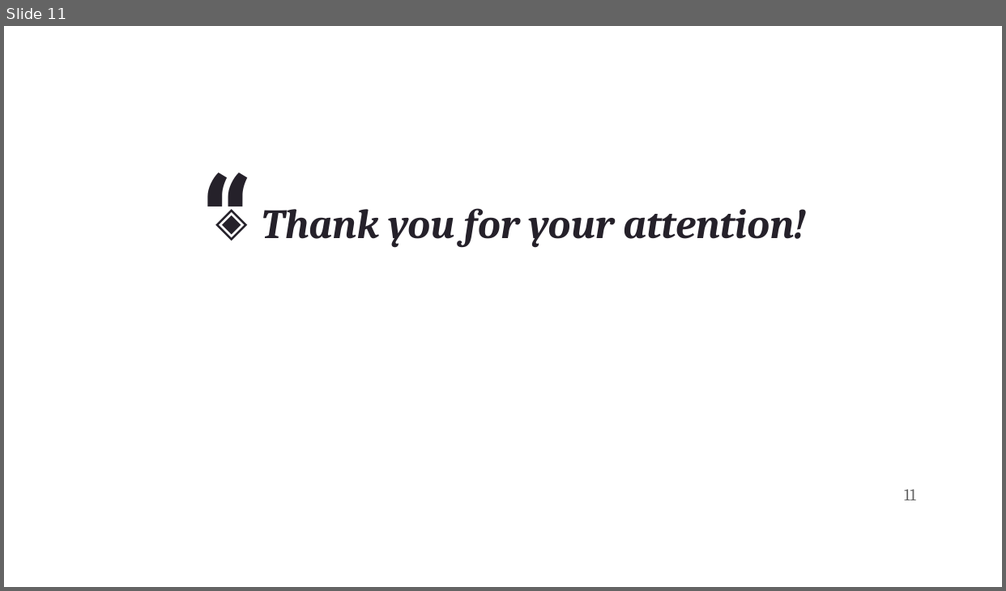
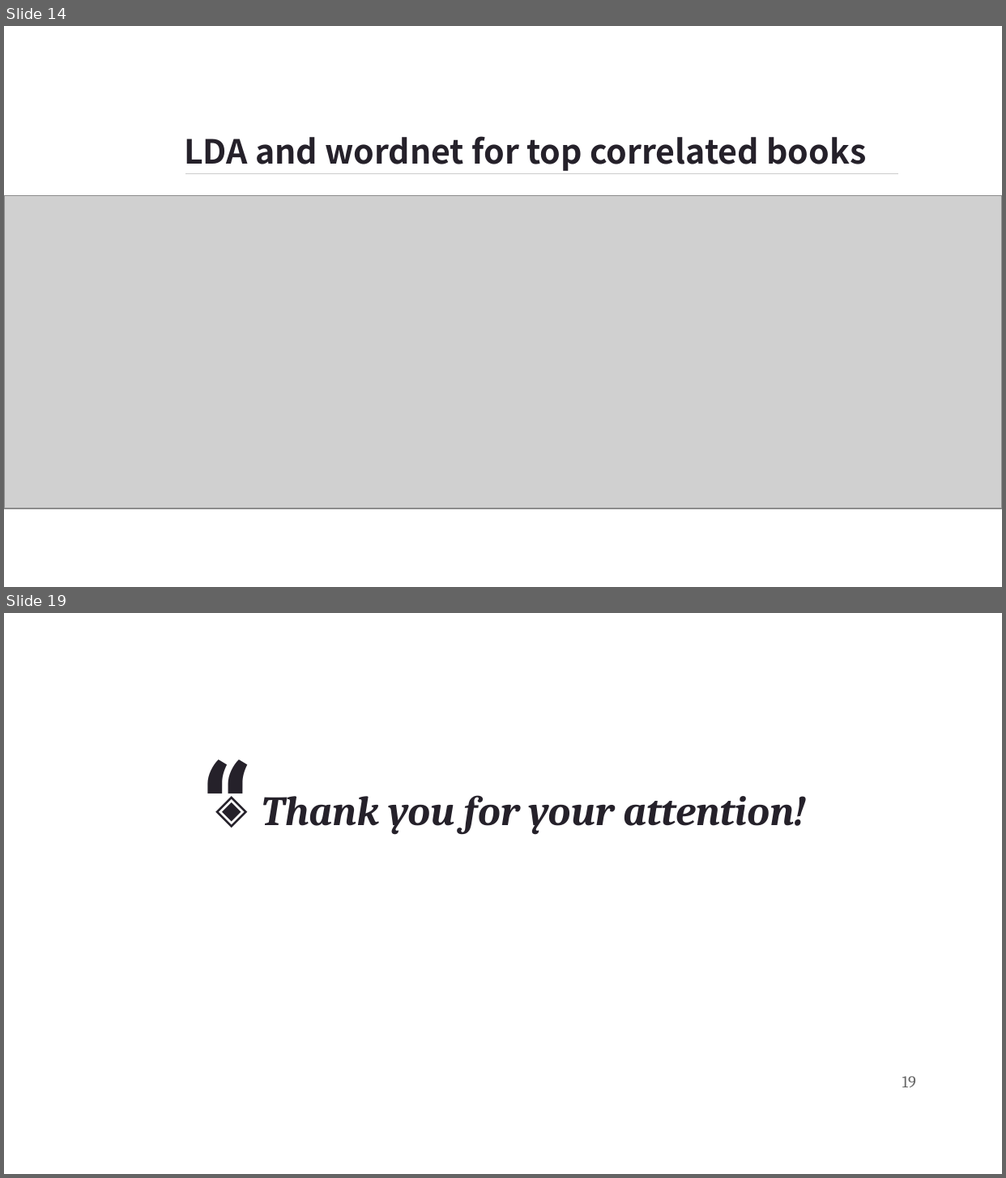
Before and after one commit to KattabekovBeknur/ML_labs, a slide deck: Quintus · SlidesCarnival.pptx. Shown one above the other, each under a label of ours: slide 11 before the commit, slides 14 and 19 after it; the slides between them are not shown. The pictures are 1006x591 and 1006x1178 pixels, drawn with LibreOffice and Linux fonts; fonts in the diff are those of the drawing; grey boxes stand for pictures; background and template pictures are left out. Boxes give left, top, right and bottom in pixels: in the first picture for what was removed or moved away, otherwise in the second. Text is boxed around its words. In the diff, an @@ line names an element or a change of style, - is before the commit and + after.

```diff
--- a/Quintus · SlidesCarnival.pptx
+++ b/Quintus · SlidesCarnival.pptx
@@ slide 14 added at (4,26,1002,587), background picture (left out) @@
@@ title added at (184,136,866,171), 24 pt, text #25212A, bold @@
+LDA and wordnet for top correlated books
@@ picture added at (4,195,1002,508) @@
@@ line added from (185, 173) to (898, 173), #CCCCCC 0.75 pt @@
@@ page number added at (866,473,926,516), 12 pt, text #666666 @@
+14
@@ what was slide 11 is now slide 19 @@
@@ page number at (902,1076,916,1088): text changed @@
-11
+19
```
Also in this commit, not shown: 6 slides changed, 8 other slides added, 1 slide removed, 2 other files.
